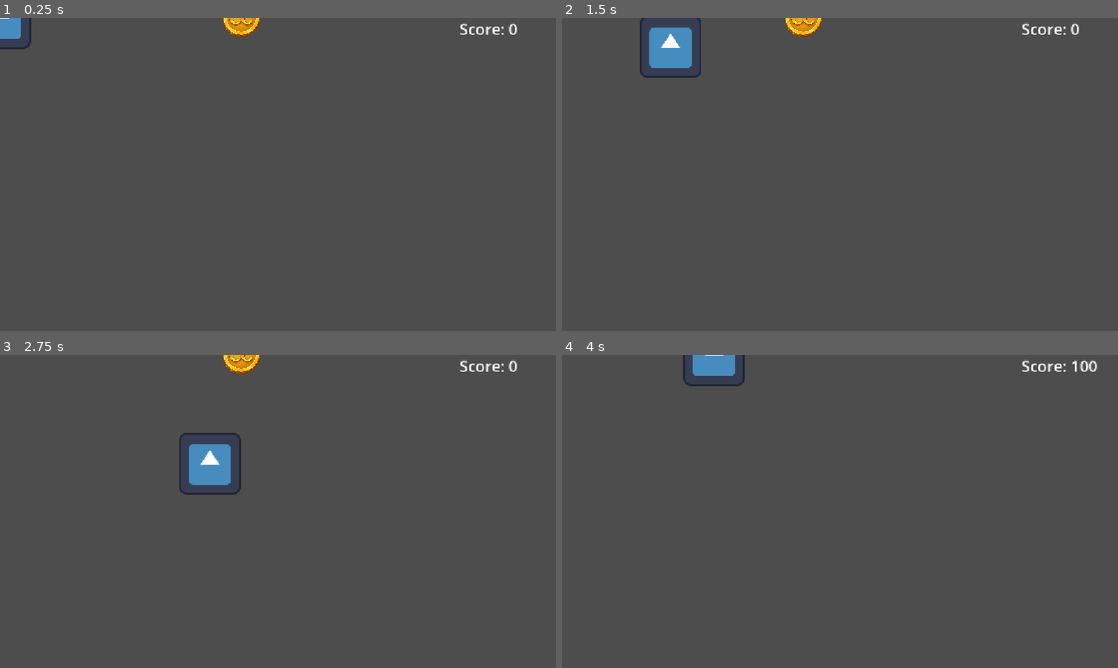
Above: before the commit, frames 1-4 (two rows, left to right).
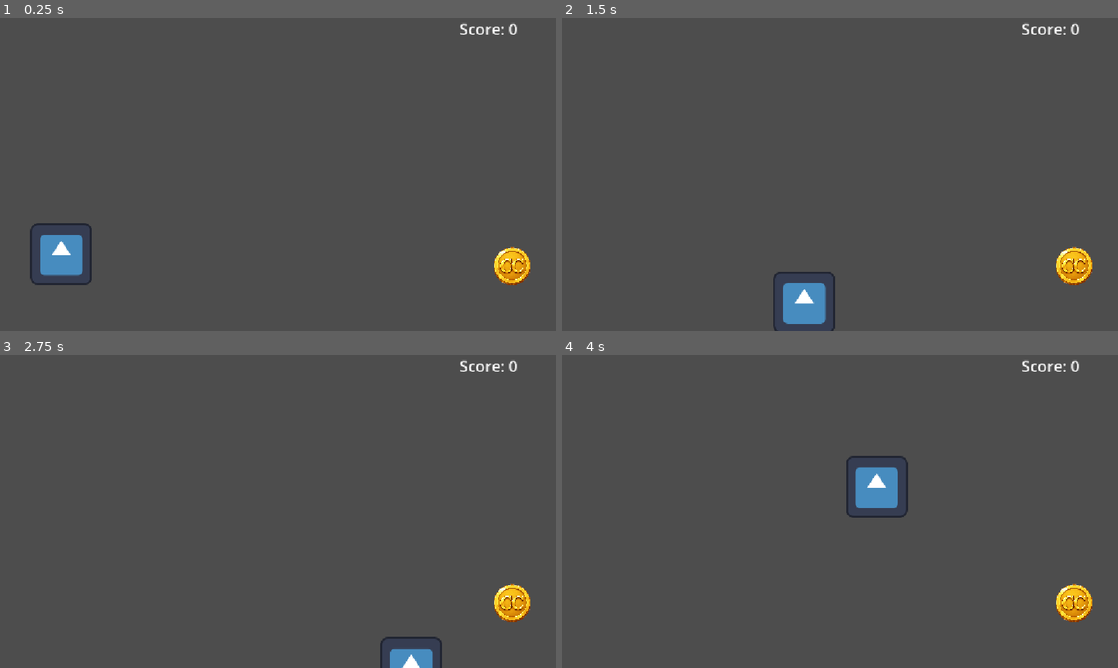
Above: after the commit, the same moments.

Repository: qq1256/2Dgame
Game: Godot game, scene res://main.tscn
The game is run twice, just before and just after one commit, with the same random seed, the same clock (stepped at 60 frames per second) and the same inputs. The engine's default icon, where the game draws it, is replaced by a stand-in: a white triangle on a blue panel in a dark square.
Inputs:
- Up to frame 1 (0.25 s): no input
- Up to frame 2 (1.5 s): tap Enter at 0.5 s; hold Right (move_right) 0.53-1.28 s; hold S (move_down) from 1.28 s (still down)
- Up to frame 3 (2.75 s): release S (move_down) at 2.03 s; hold Right (move_right) from 2.03 s (still down)
- Up to frame 4 (4 s): release Right (move_right) at 2.78 s; hold W (move_up) 2.78-3.53 s; hold A (move_left) from 3.53 s (still down)

The runs differ from the first frame. In frame 1, 2.5% of the frame differs, in the area x 0-96%, y 0-86%; in frame 2, 3.4%, in the area x 14-96%, y 0-100%; in frame 3, 2.8%; in frame 4, 2.7%.

Commit message:
some fix

Diff:
--- a/main.tscn
+++ b/main.tscn
@@ -8,8 +8,10 @@
 script = ExtResource("1_h2yge")
 
 [node name="coin" parent="." unique_id=397883834 instance=ExtResource("1_0xm2m")]
+position = Vector2(561, 514)
 
 [node name="Player" parent="." unique_id=1313295138 instance=ExtResource("2_h2yge")]
+position = Vector2(127, 489)
 
 [node name="CanvasLayer" type="CanvasLayer" parent="." unique_id=1401077603]
 
--- a/player.gd
+++ b/player.gd
@@ -1,6 +1,6 @@
 extends CharacterBody2D
 
-@export var speed: float = 300.0
+@export var speed: float = 500.0
 
 func _physics_process(_delta: float) -> void:
 	var direction := Input.get_vector("move_left", "move_right", "move_up", "move_down")
Not shown, changed: .gitignore
Not shown, removed: main.tscn76770968320.tmp
